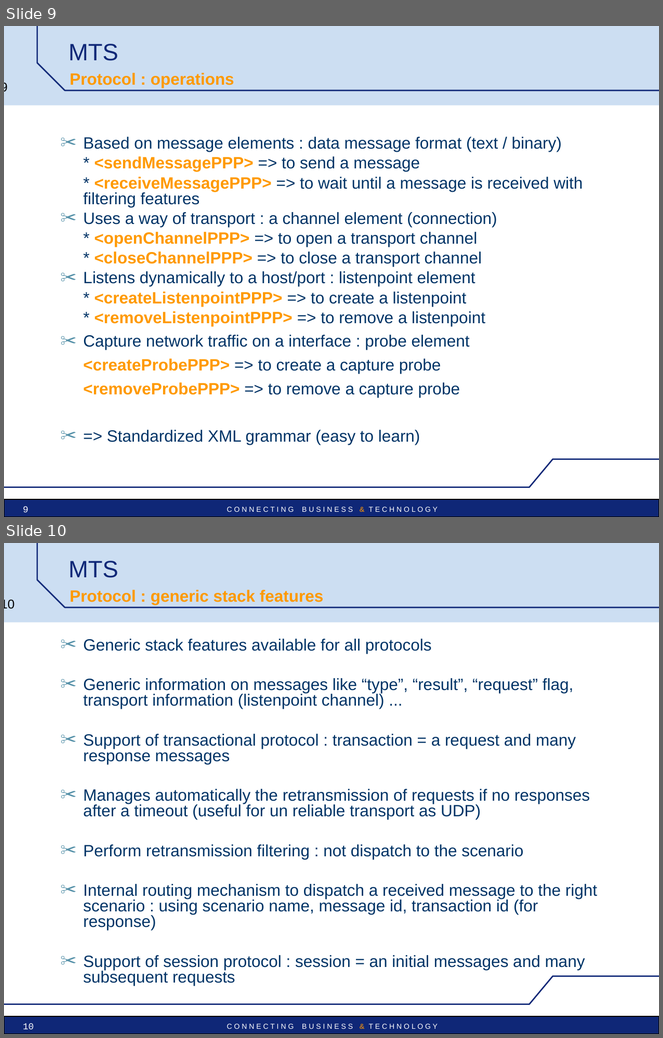
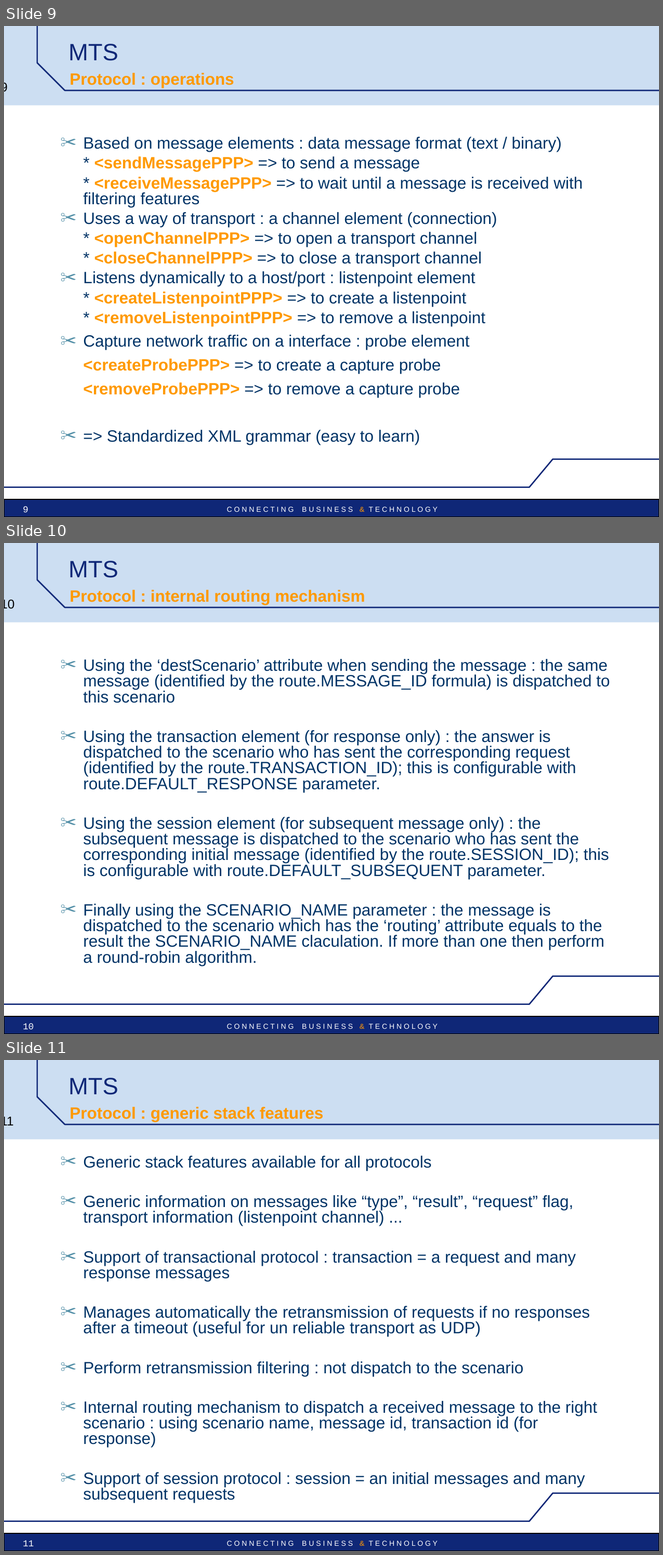
Before and after one commit to satishghiwari/mts-project, a slide deck: mts/src/main/doc/MTS_pres_technical.ppt. Shown one above the other, each under a label of ours: slides 9 and 10 before the commit, slides 9, 10 and 11 after it. The pictures are 663x1038 and 663x1555 pixels, drawn with LibreOffice and Linux fonts; fonts in the diff are those of the drawing; background and template pictures are left out. Boxes give left, top, right and bottom in pixels: in the first picture for what was removed or moved away, otherwise in the second. Text is boxed around its words. In the diff, an @@ line names an element or a change of style, - is before the commit and + after.

Commit message:
Nouveau mecanisme de routage + gestion des sessions

```diff
--- a/mts/src/main/doc/MTS_pres_technical.ppt
+++ b/mts/src/main/doc/MTS_pres_technical.ppt
@@ slide 10 added at [4, 543, 659, 1034], background #FFFFFF; not listed: 6 template elements that a slide beside it also shows @@
@@ text added at [68, 561, 118, 578], 26 pt, text #0F2777 @@
+MTS
@@ text added at [70, 590, 365, 605], 18 pt, text #FF9900, bold @@
+Protocol : internal routing mechanism
@@ text added at [83, 659, 610, 966], 18 pt, text #003366 @@
+✂ Using the ‘destScenario’ attribute when sending the message : the same message (identified by the route.MESSAGE_ID formula) is dispatched to this scenario
+✂ Using the transaction element (for response only) : the answer is dispatched to the scenario who has sent the corresponding request (identified by the route.TRANSACTION_ID); this is configurable with route.DEFAULT_RESPONSE parameter.
+✂ Using the session element (for subsequent message only) : the subsequent message is dispatched to the scenario who has sent the corresponding initial message (identified by the route.SESSION_ID); this is configurable with route.DEFAULT_SUBSEQUENT parameter.
+✂ Finally using the SCENARIO_NAME parameter : the message is dispatched to the scenario which has the ‘routing’ attribute equals to the result the SCENARIO_NAME claculation. If more than one then perform a round-robin algorithm.
@@ page number added at [23, 1023, 34, 1030], 10 pt, text #FFFFFF @@
+10
@@ what was slide 10 is now slide 11 @@
@@ page number at [4, 1117, 13, 1126]: text changed @@
-10
+11
@@ page number at [23, 1540, 34, 1547]: text changed @@
-10
+11
```
Also in this commit, not shown: 2 slides changed.
